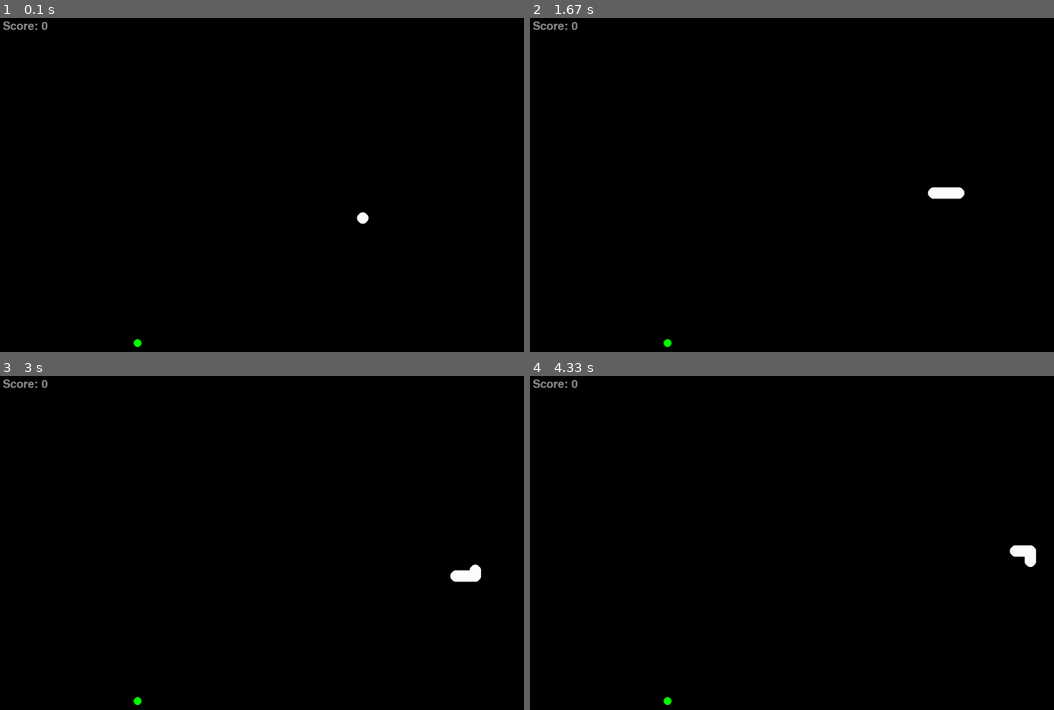
Above: before the commit, frames 1-4 (two rows, left to right).
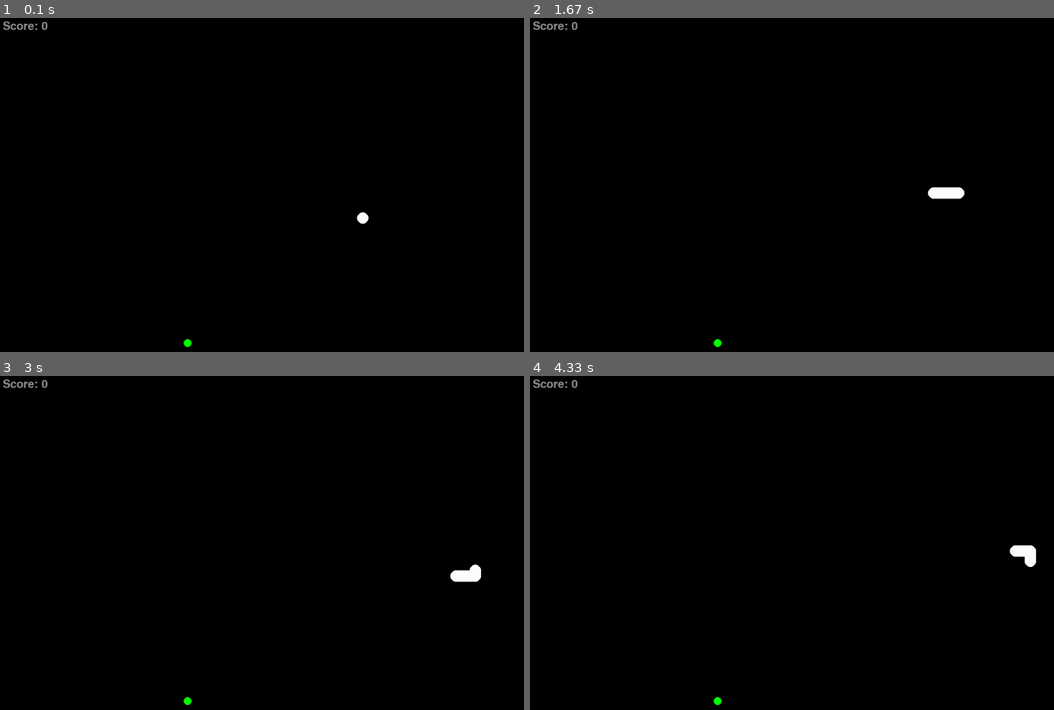
Above: after the commit, the same moments.

Repository: fredrik-andreassen/pygame-snake
Game: pygame game, started from main.py
Same seed, same stepped clock (60 frames per second), same inputs: the game is played once before the commit and once after it.
Inputs:
- Up to frame 1 (0.1 s): no input
- Up to frame 2 (1.67 s): hold Right 0.33-0.8 s; hold Up 0.83-1.13 s; hold Right 1.17-1.63 s
- Up to frame 3 (3 s): hold Down 2.23-2.53 s; hold Left 2.57-2.97 s
- Up to frame 4 (4.33 s): hold Up 3-3.37 s; hold Right 3.4-4.03 s; hold Down from 4.07 s (still down)

The runs differ from the first frame. In frame 1, less than 0.1% of the frame differs, in the area x 25-37%, y 96-99%; in frame 2, less than 0.1%; in frame 3, less than 0.1%; in frame 4, less than 0.1%.

Commit message:
Mat kan ikke legges under slangen

Diff:
--- a/Food.py
+++ b/Food.py
@@ -10,8 +10,13 @@
         self.radius = radius
         self.color = color
 
-        self.pos_x = random.randrange(target_snake.step, surface.get_width(), target_snake.step)
-        self.pos_y = random.randrange(target_snake.step, surface.get_height(), target_snake.step)
+        available_positions = []
+        for x in range(0, surface.get_width(), target_snake.step):
+            for y in range(0, surface.get_height(), target_snake.step):
+                if not (x, y) in target_snake.get_current_placement():
+                    available_positions.append((x, y))
+
+        self.pos_x, self.pos_y = random.choice(available_positions)
 
         self.points = 1
 
--- a/main.py
+++ b/main.py
@@ -68,7 +68,9 @@
             show_message(display, 'GAME OVER', red, (display_width/2, display_height/2))
             pygame.display.update()
             time.sleep(3)
+
             snake.reset()
+            available_food = [Food(display, snake)]
             score = 0
 
         for food in available_food:
